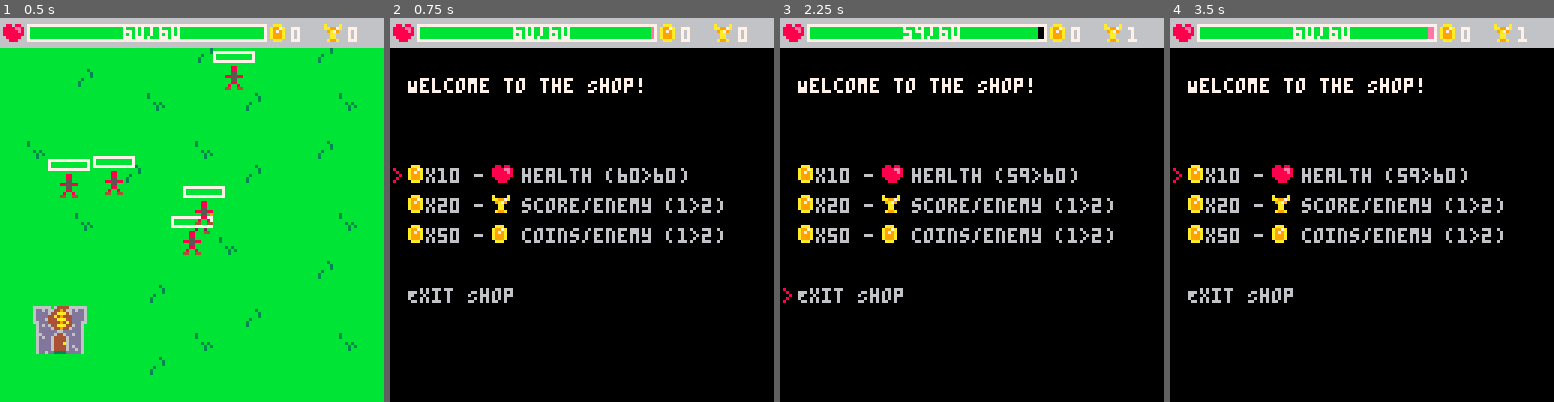
Above: before the commit, frames 1-4 (left to right).
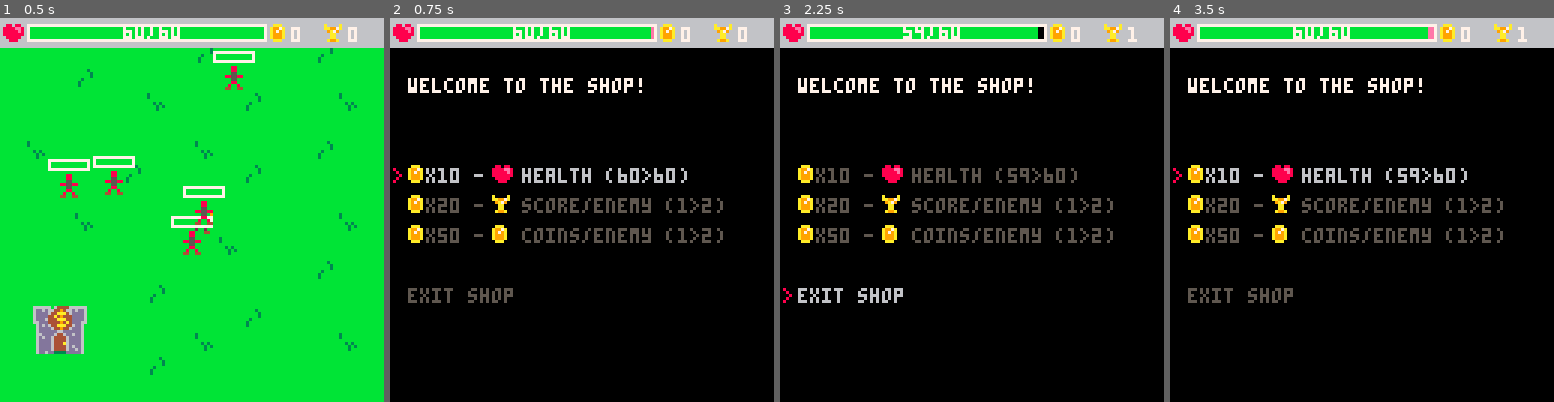
Above: after the commit, the same moments.

Repository: PancakedRivet/last-minute-hero
Game: PICO-8 cartridge last-minute-hero.p8
Same seed, same stepped clock (60 frames per second), same inputs: the game is played once before the commit and once after it.
Inputs:
- Up to frame 1 (0.5 s): tap X (X key) at 0.33 s
- Up to frame 2 (0.75 s): tap O (Z key) at 0.7 s
- Up to frame 3 (2.25 s): tap X (X key) at 1.07, 1.85 s; hold Right 1.6-2.1 s; tap O (Z key) at 1.7, 2.1 s; hold Up from 2.15 s (still down)
- Up to frame 4 (3.5 s): release Up at 2.42 s; hold Right 2.47-3.03 s; tap O (Z key) at 2.5, 2.9, 3.3 s; tap X (X key) at 2.97 s; hold Left from 3.08 s (still down)

Frame 1 is identical in both runs. In frame 2, 2.6% of the frame differs, in the area x 4-87%, y 15-75%; in frame 3, 3.1%; in frame 4, 2.6%.

Commit message:
Shop looking better

Diff:
--- a/main.lua
+++ b/main.lua
@@ -12,10 +12,13 @@
         score_item_name = "score/enemy",
         money_item_name = "coins/enemy"
     }
+    item_health_restore = 5
+    item_score_increase = 1
+    item_coin_increase = 1
     shop_items = {
-        {name=shop_item_names.health_item_name, cost=10, sprite=game_sprites.health, func=function() return player.health, min(player.health + 5, player.max_health) end},
-        {name=shop_item_names.score_item_name, cost=20, sprite=game_sprites.score, func=function() return player.score_value, player.score_value + 1 end},
-        {name=shop_item_names.money_item_name, cost=50, sprite=game_sprites.coin, func=function() return player.coin_value, player.coin_value + 1 end}
+        {name=shop_item_names.health_item_name, cost=10, sprite=game_sprites.health, func=function() return player.health, min(player.health + item_health_restore, player.max_health) end},
+        {name=shop_item_names.score_item_name, cost=20, sprite=game_sprites.score, func=function() return player.score_value, player.score_value + item_score_increase end},
+        {name=shop_item_names.money_item_name, cost=50, sprite=game_sprites.coin, func=function() return player.coin_value, player.coin_value + item_coin_increase end}
     }
     shop_selected_index = 1
 end
--- a/scripts/states/shop.lua
+++ b/scripts/states/shop.lua
@@ -55,7 +55,7 @@
     local exit_index = get_shop_exit_index()
 
     draw_ui(player)
-    print("Welcome to the Shop!", _display_x_start, _display_y_start, colours.white)
+    print("welcome to the shop!", _display_x_start, _display_y_start, colours.white)
     -- Add some space before listing items
     _display_y_start += line_height * 2
     for item in all(shop_items) do
@@ -63,20 +63,24 @@
         spr(game_sprites.coin, _display_x_start, _display_y_start + (line_height * index) + _sprite_y_offset)
         -- TODO Break this into seperate print statements
         -- The cost of the item and it's name with space for the sprite in between
-        print("x" .. item.cost .. " -   " .. item.name .. " (" .. _current_value .. ">" .. _proposed_value .. ")", _display_x_start + _sprite_x_offset, _display_y_start + (line_height * index), colours.light_grey)
         spr(item.sprite, _display_x_start + _shop_cost_x_offset, _display_y_start + (line_height * index) + _sprite_y_offset)
         if index == shop_selected_index then
             print(">", _cursor_x, _display_y_start + (line_height * index), colours.red)
+            print("x" .. item.cost .. " -   " .. item.name .. " (" .. _current_value .. ">" .. _proposed_value .. ")", _display_x_start + _sprite_x_offset, _display_y_start + (line_height * index), colours.light_grey)
+        else
+            print("x" .. item.cost .. " -   " .. item.name .. " (" .. _current_value .. ">" .. _proposed_value .. ")", _display_x_start + _sprite_x_offset, _display_y_start + (line_height * index), colours.dark_grey)
         end
         index += 1
     end
     -- Exit option with an empty line to separate it from the items
-    print("Exit Shop", _display_x_start, _display_y_start + (line_height * exit_index + line_height), colours.light_grey)
     if exit_index == shop_selected_index then
         print(">", _cursor_x, _display_y_start + (line_height * exit_index + line_height), colours.red)
+        print("exit shop", _display_x_start, _display_y_start + (line_height * exit_index + line_height), colours.light_grey)
+    else
+        print("exit shop", _display_x_start, _display_y_start + (line_height * exit_index + line_height), colours.dark_grey)
     end
 
     if shop_selected_index <= #shop_items and shop_items[shop_selected_index].name == shop_item_names.health_item_name then
-        draw_shop_health_preview(player, 5)
+        draw_shop_health_preview(player, item_health_restore)
     end
 end
